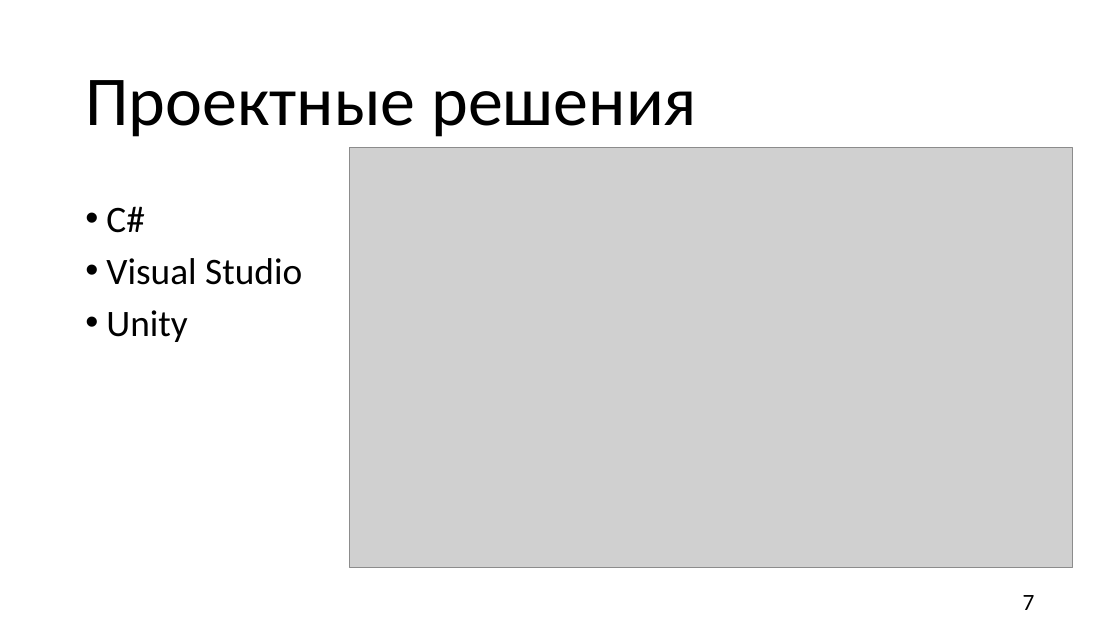
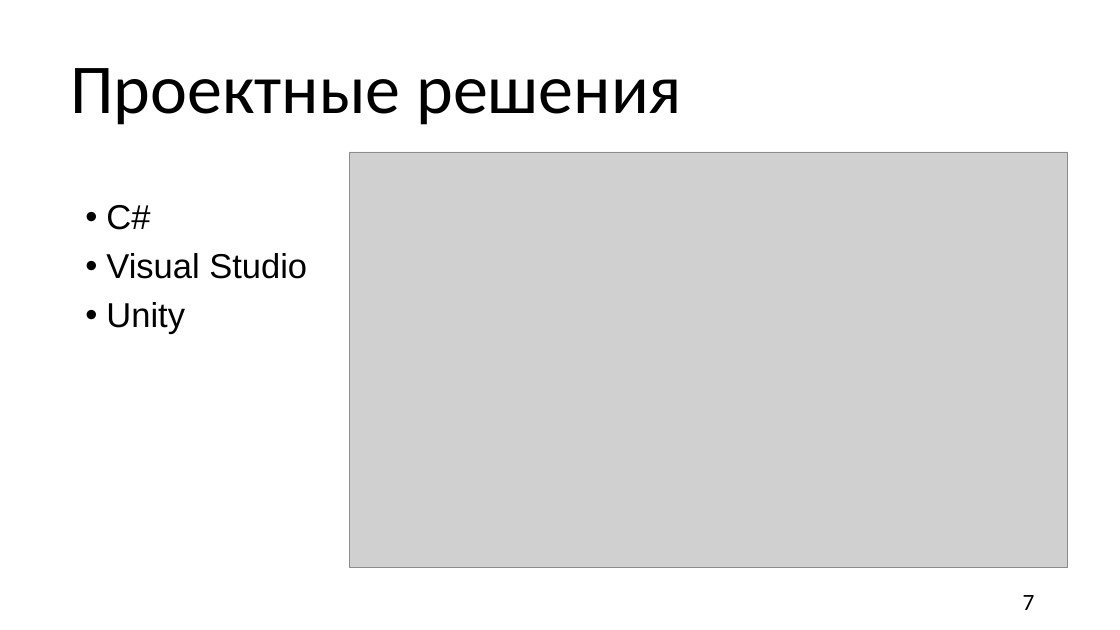
Before and after one commit to TiltInteractive/The-game-Resperation-, a slide deck: slide 7 of Б9121_09_03_03пикд_команда_4_презентация.pptx. Drawn at 1120x630 pixels with LibreOffice and Linux fonts; fonts in the diff are those of the drawing; grey boxes stand for pictures; background and template pictures are left out. Boxes give left, top, right and bottom in pixels: in the first picture for what was removed or moved away, otherwise in the second. Text is boxed around its words. In the diff, an @@ line names an element or a change of style, - is before the commit and + after.

```diff
--- a/Б9121_09_03_03пикд_команда_4_презентация.pptx
+++ b/Б9121_09_03_03пикд_команда_4_презентация.pptx
@@ title "Проектные решения": place and size @@
-title "Проектные решения" at [85,80,697,137]
+title "Проектные решения" at [70,68,682,125]
@@ picture: place and size @@
-picture at [350,148,1073,568]
+picture at [350,152,1068,568]
@@ text "С#" at [106,205,307,334]: size 32 to 29.6 pt, font Calibri to Arial @@
```
Also in this commit, not shown: 9 other slides changed.
